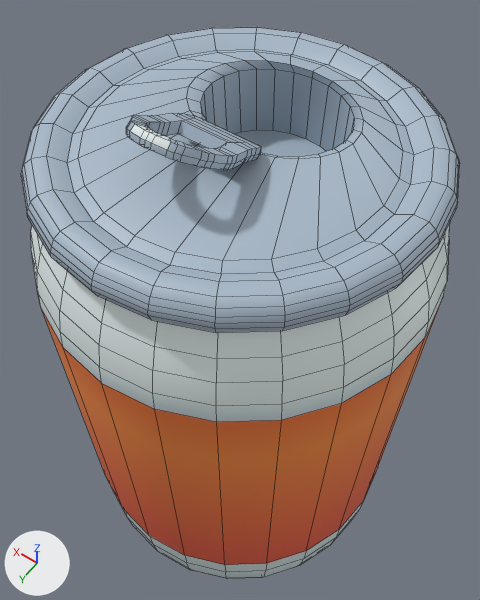
A saved change to the FBX model Assets/Art/3D/props/lata.fbx.
The view is the same before and after, from a 50 mm camera at (-3.506, -7.333, 1.872) aimed at (-2.745, -8.398, 0.198). Lighting does not change. The marker at lower left points along +X, +Y and +Z. Mesh edges are drawn as thin lines.

Names of what the first picture shows: 'lata'.
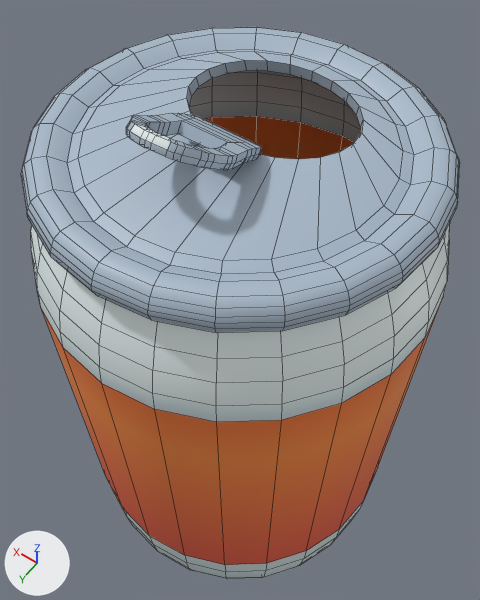
The newer file is also rescaled (x0.233), turned or shifted as a whole; pictures and numbers use the older file's frame.

Where the change shows, as pixel boxes [x1, y1, x2, y2] in the pictures (480 x 600 px):
part 1 of me_plane, cut back
    before: [187, 60, 363, 159]
    after: [187, 60, 363, 134]

Diff of the bpy script that builds the scene:
```diff
--- a/Assets/Art/3D/props/lata.fbx.py
+++ b/Assets/Art/3D/props/lata.fbx.py
@@ me_plane @@
 # used by ob_lata; location = (-2.802, -8.321, -0.842)
-me_plane.from_pydata(...)  # 835 vertices, 809 faces; spans x -0.54..0.54, y -0.54..0.54, z -0.01..1.94
+me_plane.from_pydata(...)  # 811 vertices, 784 faces; spans x -0.54..0.54, y -0.54..0.54, z -0.01..1.94
+# me_plane part 1
+# 24 vertices are removed from x -0.19..0.19, y -0.31..0.01, z 1.56..1.74
+# 49 faces are deleted
+# 3 vertices in x 0.16..0.19, y -0.23..-0.15, z 1.56 move by (0.03, 0.02, 0.18)
+# 3 vertices in x -0.19..-0.16, y -0.23..-0.15, z 1.56 move by (-0.03, 0.02, 0.18)
+# 18 vertices move from x -0.18..0.18, y -0.31..0.01, z 1.56..1.74 to x -0.21..0.21, y -0.31..0.03, z 1.74
+# 24 new faces join them
 me_plane.materials.append(mat_base_color)
```
